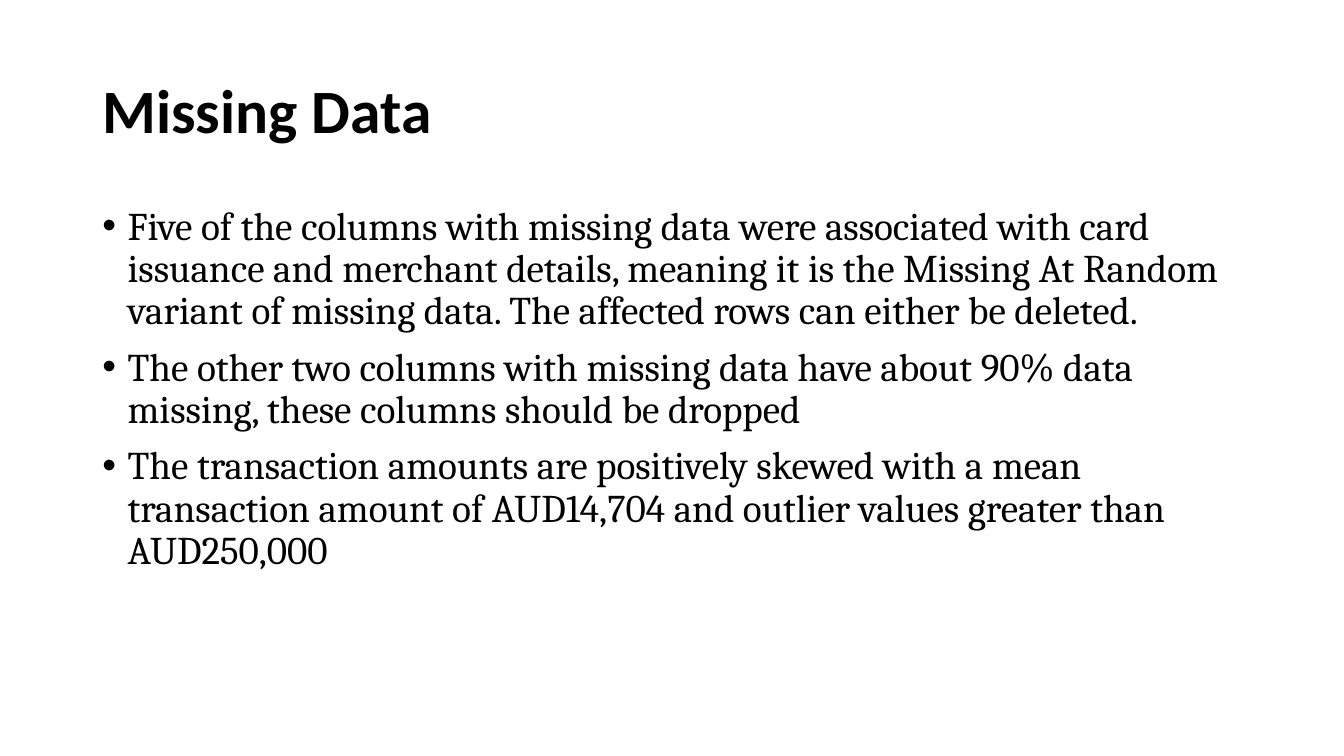
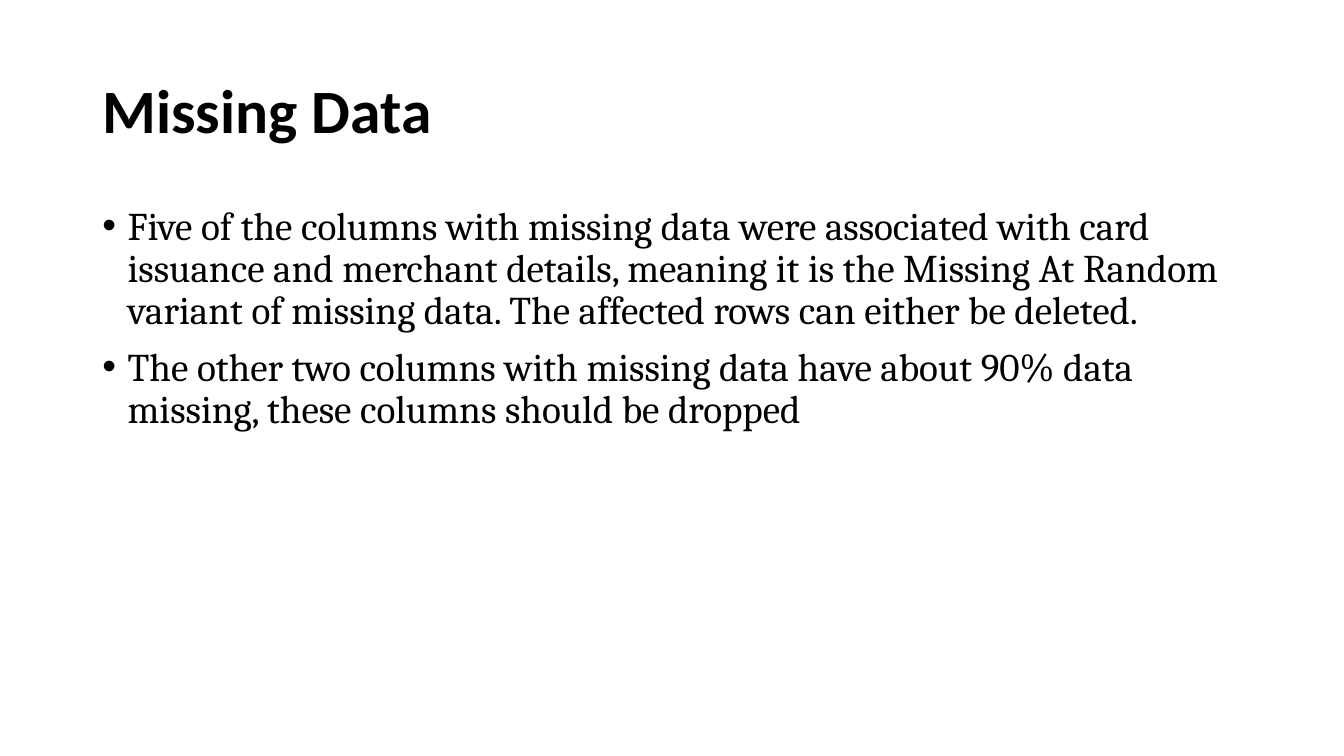
Before and after one commit to Ay-slim/ANZ-Virtual-Data-Internship, a slide deck: slide 2 of Task 1 Presentation.pptx. Drawn at 1344x756 pixels with LibreOffice and Linux fonts; fonts in the diff are those of the drawing. Boxes give left, top, right and bottom in pixels: in the first picture for what was removed or moved away, otherwise in the second. Text is boxed around its words. In the diff, an @@ line names an element or a change of style, - is before the commit and + after.

```diff
--- a/Task 1 Presentation.pptx
+++ b/Task 1 Presentation.pptx
@@ text at <box>128,451,1165,569</box>: paragraph removed @@
-• The transaction amounts are positively skewed with a mean transaction amount of AUD14,704 and outlier values greater than AUD250,000
```
Also in this commit, not shown: 1 other slide changed, 1 slide added, 1 other file.
